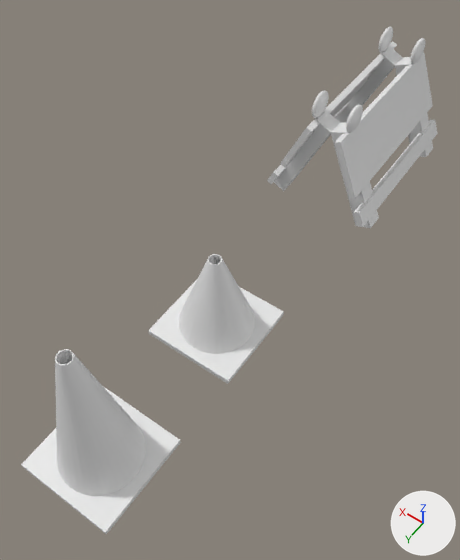
The Blender file cityobjects.blend: old version first, new version second.
Camera for both pictures: a 50 mm lens placed at (-4.55, 8.41, 10.97), pointed at (0.02, 2.0, 0.9). The axes (+X, +Y, +Z) are drawn at lower right. The lights are the same throughout.

Objects in the first picture: 'Barricade', 'TrafficCone_Short', 'TrafficCone_Tall'.
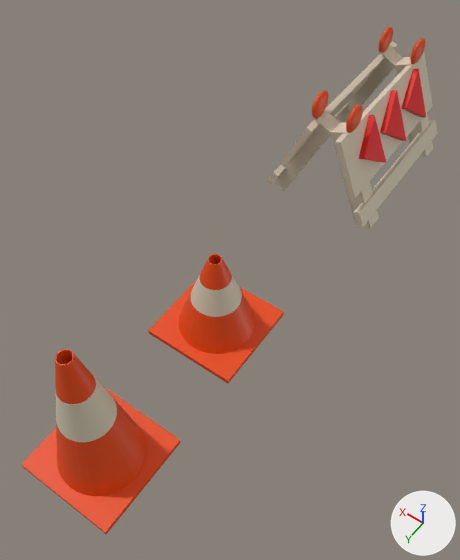
Edits to the bpy script that builds the scene:
```text
Add mat_trafficcone:
    mat_trafficcone = principled_material('TrafficCone')
    mat_trafficcone.base_color = (0.8, 0.0656, 0.0)  # orange #e74800
Change me_sphere:
    used by ob_barricade; location = (0.42, -1.83, 2.62); scale = (0.1, 0.3, 0.3)
    verts and faces of me_sphere; kept vertices keep their numbers, new ones are numbered from 1992
    remove me_sphere.from_pydata(...)  # 1992 vertices, 2096 faces; spans x -17.9..9.4, y -11.6..1.8, z -9.0..1.0
    add me_sphere.from_pydata(...)  # 2010 vertices, 2109 faces; spans x -17.9..9.4, y -11.6..1.8, z -9.0..1.0
    me_sphere part 1
    add delete_faces([(1968, 1969, 1971, 1970)])
    add verts[1992] = (-9.8, -5.8, -0.8)  # pixel (396, 90)
    add verts[1993] = (-12.2, -3.1, -2.6)  # pixel (385, 132)
    add verts[1994] = (-15.0, -5.8, -4.7)  # pixel (406, 140)
    add verts[1995] = (-12.2, -6.7, -2.6)  # pixel (406, 108)
    add verts[1996] = (-15.0, -9.4, -4.8)  # pixel (426, 117)
    add for new, old in zip([*range(1997, 2002)], [*range(1992, 1997)]): verts[new] = verts[old] + (1.3, 0.0, -0.2)
    add verts[2002] = (-8.6, -2.2, -1.0)  # pixel (368, 115)
    add verts[2003] = (-11.1, 0.2, -2.9)  # pixel (358, 158)
    add verts[2004] = (-13.5, -2.4, -4.8)  # pixel (380, 162)
    add verts[2005] = (-8.7, -9.5, -1.1)  # pixel (413, 68)
    add verts[2006] = (-9.8, -2.2, -0.9)  # pixel (374, 115)
    add verts[2007] = (-12.3, 0.2, -2.7)  # pixel (364, 158)
    add verts[2008] = (-14.7, -2.4, -4.6)  # pixel (386, 162)
    add verts[2009] = (-10.0, -9.5, -1.0)  # pixel (418, 68)
    add faces += [(1968, 1969, 2005, 2001, 2000, 1997, 1999, 1998, 2002, 2004, 2003, 1971, 1970), (1969, 1971, 2003, 2002, 1998, 1997, 2000, 2005)]  # mat_white (beige #ebdec5)
    add faces += [(2006, 2007, 2008), (1995, 2009, 2005, 2000), (2002, 2006, 2008, 2004), (1992, 1994, 1999, 1997), (1992, 1993, 1994), (1995, 1996, 2009)]  # mat_red (red #e70900)
    add faces += [(1992, 1997, 1998, 1993), (2002, 2003, 2007, 2006), (1995, 2000, 2001, 1996), (1993, 1998, 1999, 1994), (2003, 2004, 2008, 2007), (1996, 2001, 2005, 2009)]  # mat_red (red #e70900)
    me_sphere part 2: 29 faces spanning x -17.2..9.4, y -11.6..1.8, z -9.0..-0.8 switch from mat_material_002 (white #e7e7e7) to mat_white (beige #ebdec5)
    me_sphere part 3: 2048 faces spanning x -9.2..1.0, y -11.1..1.0, z -1.0..1.0 switch from mat_material_002 (white #e7e7e7) to mat_trafficcone (orange #e74800)
    me_sphere part 4: 6 faces spanning x -17.9..-4.2, y -0.7..0.6, z -9.0..-0.8 switch from mat_material (white #e7e7e7) to mat_white (beige #ebdec5)
    me_sphere part 5: 6 faces spanning x -4.3..9.4, y -0.7..0.6, z -9.0..-0.8 switch from mat_material_001 (white #e7e7e7) to mat_white (beige #ebdec5)
    me_sphere part 6: 6 faces spanning x -17.9..-4.2, y -10.7..-9.4, z -9.0..-0.8 switch from mat_material_003 (white #e7e7e7) to mat_white (beige #ebdec5)
    add me_sphere.materials.append(mat_red)  # red #e70900
Change me_cone:
    used by ob_trafficcone_short; location = (0.0, 2.5, 1.23); scale = (0.8, 0.8, 1.2)
    remove me_cone.from_pydata(...)  # 166 vertices, 105 faces; spans x -1.25..1.25, y -1.25..1.25, z -1.08..0.67
    add me_cone.from_pydata(...)  # 294 vertices, 233 faces; spans x -1.25..1.25, y -1.25..1.25, z -1.08..0.67
    me_cone part 7: 128 vertices added at x -0.63..0.63, y -0.63..0.63, z -0.25..0.24
    me_cone part 8: 41 faces spanning x -1.25..1.25, y -1.25..1.25, z -1.08..0.67 switch from no material to mat_trafficcone (orange #e74800)
    add me_cone.materials.append(mat_white)  # beige #ebdec5
Change me_cube_001:
    used by ob_trafficcone_tall; location = (0.0, 5.99, 0.0); scale = (1.0, 1.0, 0.06)
    remove me_cube_001.from_pydata(...)  # 166 vertices, 105 faces; spans x -1.0..1.0, y -1.0..1.0, z -1.0..55.3
    add me_cube_001.from_pydata(...)  # 294 vertices, 233 faces; spans x -1.0..1.0, y -1.0..1.0, z -1.0..55.3
    me_cube_001 part 9: 128 vertices added at x -0.5..0.5, y -0.5..0.5, z 26.3..41.5
    me_cube_001 part 10: 41 faces spanning x -1.0..1.0, y -1.0..1.0, z -1.0..55.3 switch from no material to mat_trafficcone (orange #e74800)
    add me_cube_001.materials.append(mat_white)  # beige #ebdec5
```

What differs and where, as boxes (x1, y1, x2, y2) in the pictures (460 x 560 px):
part 1 of me_sphere, built on: (341, 53, 433, 198) in both
part 2 of me_sphere, recoloured: (267, 41, 437, 227) in both
part 3 of me_sphere, recoloured (white to red): (312, 27, 425, 133) in both
part 4 of me_sphere, recoloured (white to beige): (331, 123, 379, 228) in both
part 5 of me_sphere, recoloured: (274, 111, 340, 191) in both
part 6 of me_sphere, recoloured (white to beige): (395, 57, 433, 157) in both
part 7 of me_cone, added (orange): after (179, 259, 255, 354)
part 8 of me_cone, recoloured (white to red): (148, 254, 284, 384) in both
part 9 of me_cube_001, added: after (55, 353, 146, 496)
part 10 of me_cube_001, recoloured (white to red): (21, 349, 181, 534) in both
